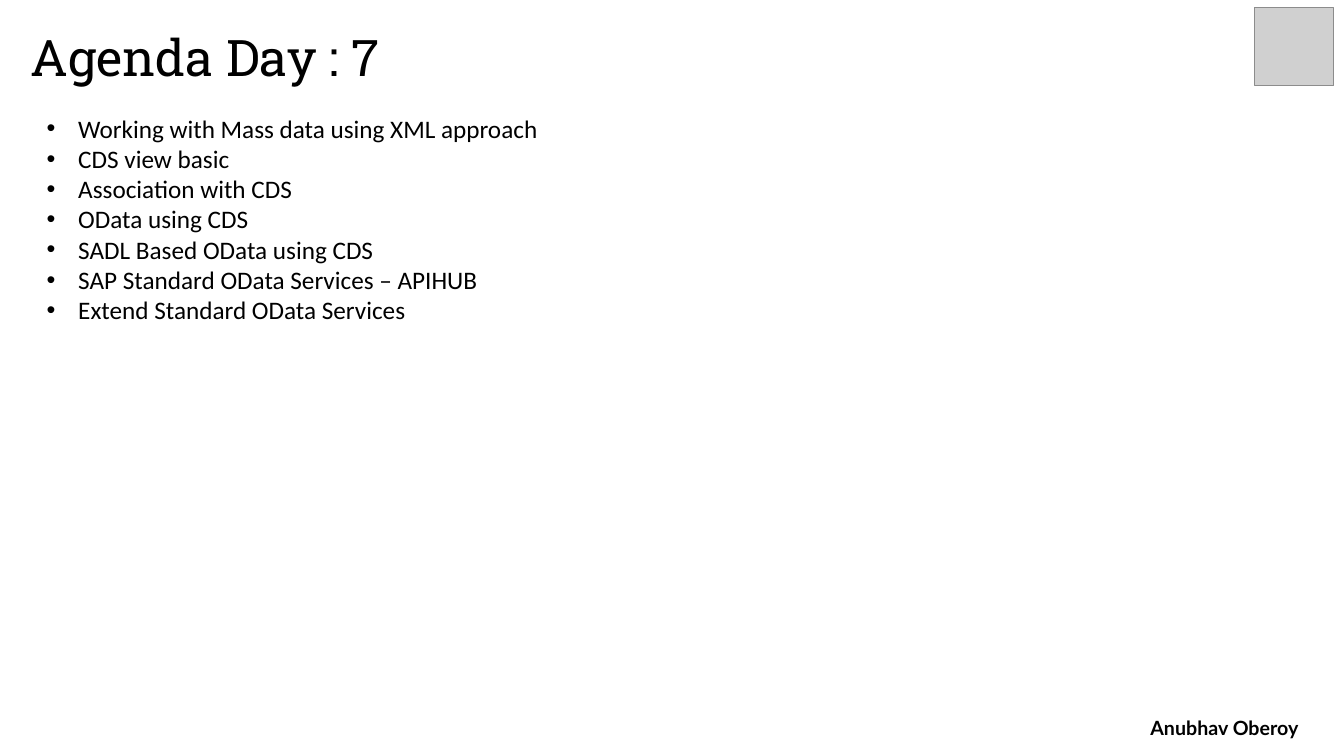
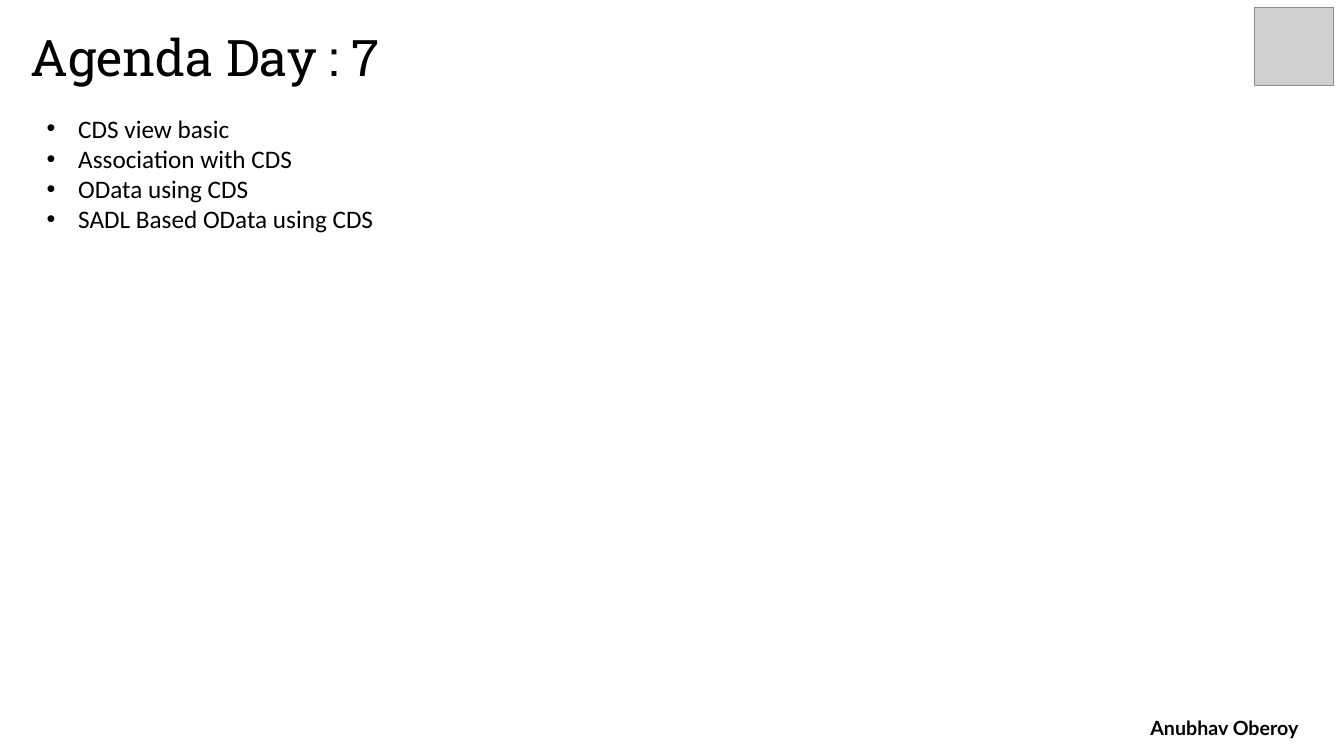
Before and after one commit to soyuztechnologies/CapgeminiODataTraining, a slide deck: slide 8 of OData Agenda.pptx. Drawn at 1344x756 pixels with LibreOffice and Linux fonts; fonts in the diff are those of the drawing; grey boxes stand for pictures. Boxes give left, top, right and bottom in pixels: in the first picture for what was removed or moved away, otherwise in the second. Text is boxed around its words. In the diff, an @@ line names an element or a change of style, - is before the commit and + after.

Commit message:
OData Training

```diff
--- a/OData Agenda.pptx
+++ b/OData Agenda.pptx
@@ text at bbox=[78, 120, 537, 143]: paragraph removed @@
-• Working with Mass data using XML approach
@@ text at bbox=[78, 271, 477, 320]: paragraphs removed @@
-• SAP Standard OData Services – APIHUB
-• Extend Standard OData Services
```
Also in this commit, not shown: 1 other slide changed, 4 other files.
